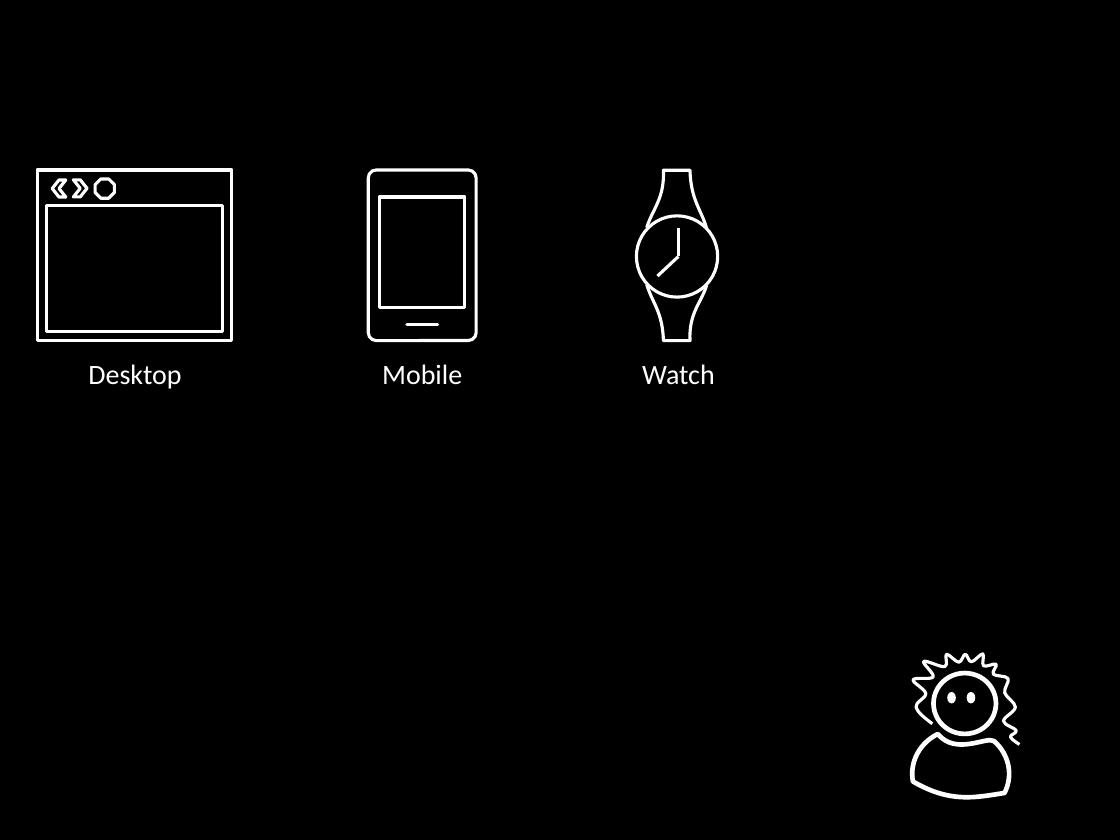
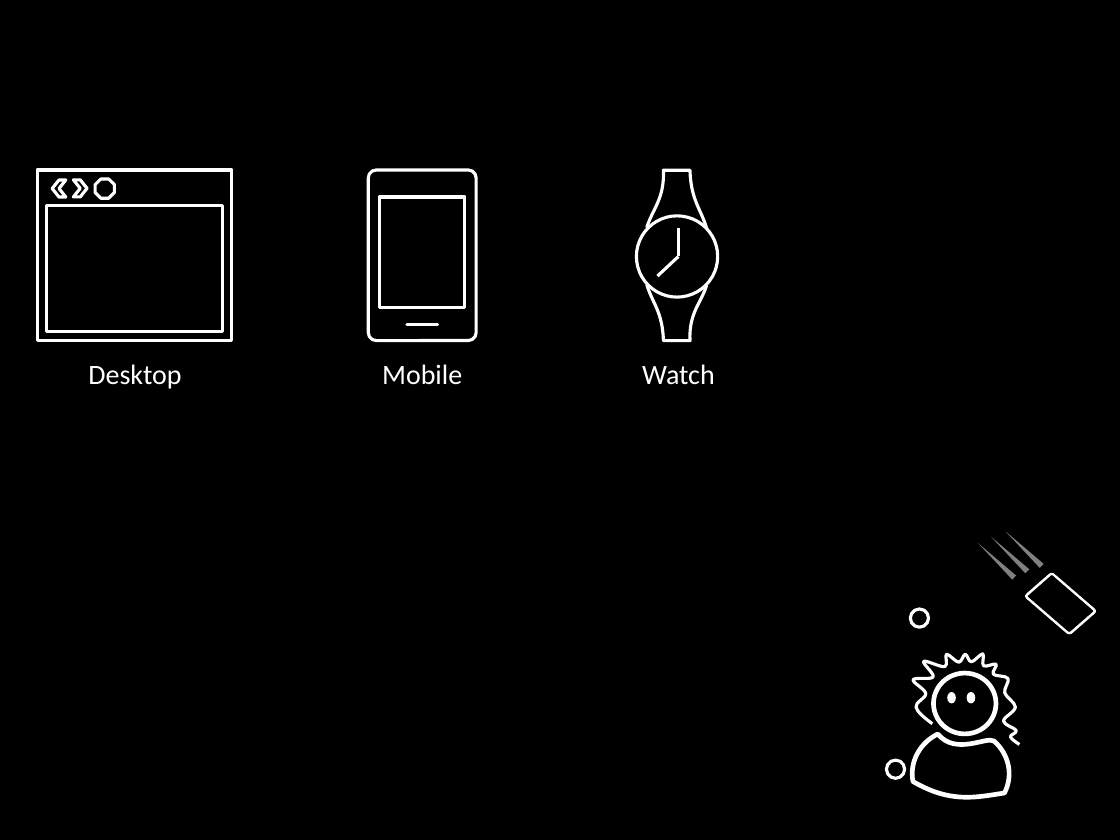
Before and after one commit to socketwench/introToContentTypes, a slide deck: slide 22 of src/introToContentTypes.pptx. Drawn at 1120x840 pixels with LibreOffice and Linux fonts; fonts in the diff are those of the drawing. Boxes give left, top, right and bottom in pixels: in the first picture for what was removed or moved away, otherwise in the second. Text is boxed around its words. In the diff, an @@ line names an element or a change of style, - is before the commit and + after.

```diff
--- a/src/introToContentTypes.pptx
+++ b/src/introToContentTypes.pptx
@@ triangle added at <box>990,534,1030,573</box>, fill #808080 @@
@@ triangle added at <box>1003,529,1043,568</box>, fill #808080 @@
@@ triangle added at <box>976,541,1016,580</box>, fill #808080 @@
@@ rounded rectangle added at <box>1028,568,1093,639</box>, outline #FFFFFF 2 pt @@
@@ ellipse added at <box>911,609,928,627</box>, fill #000000, outline #FFFFFF 2 pt @@
@@ ellipse added at <box>886,760,904,778</box>, fill #000000, outline #FFFFFF 2 pt @@
```
Also in this commit, not shown: 3 other slides changed, 17 slides added, 1 slide removed, 17 other files.
